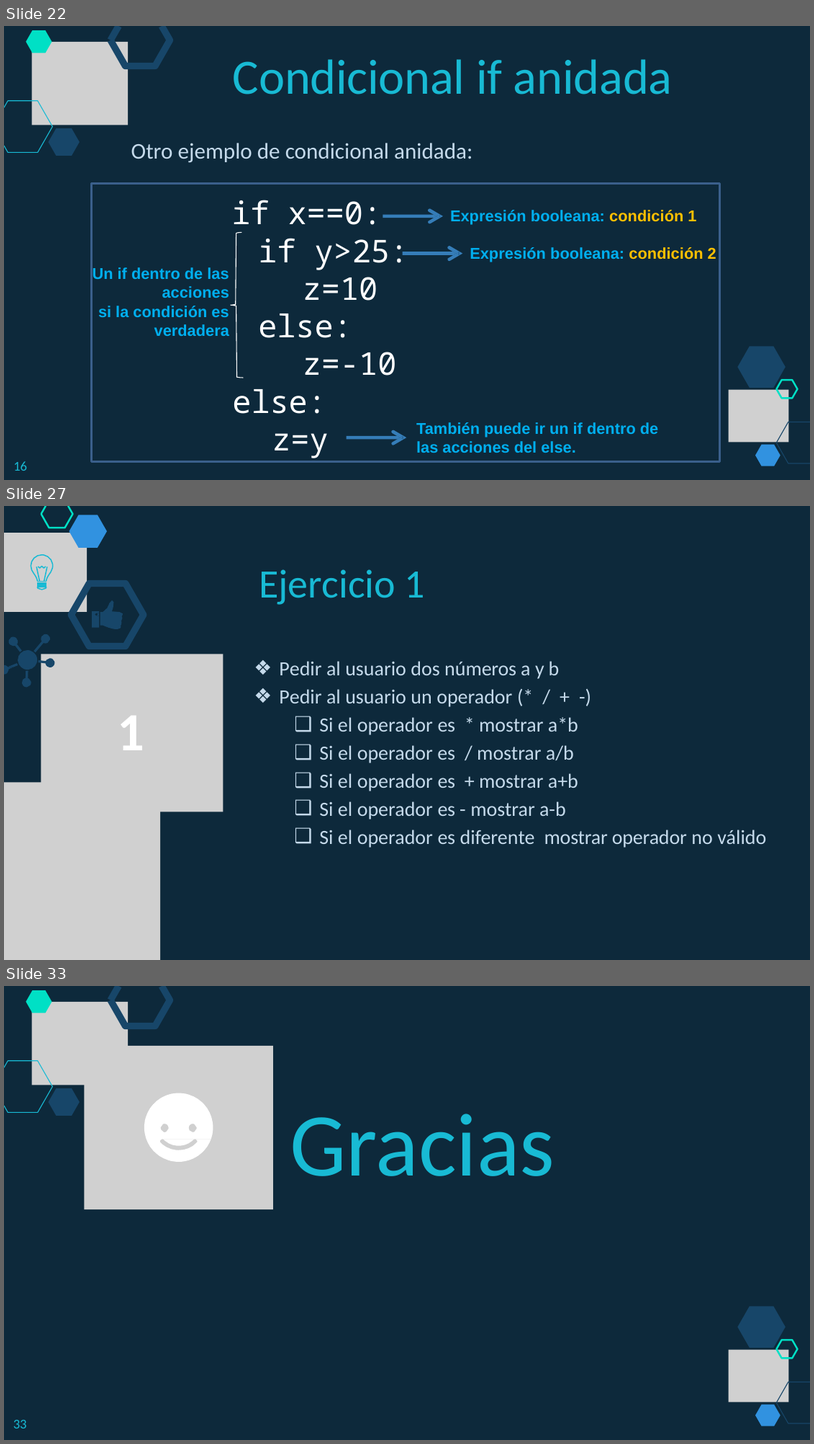
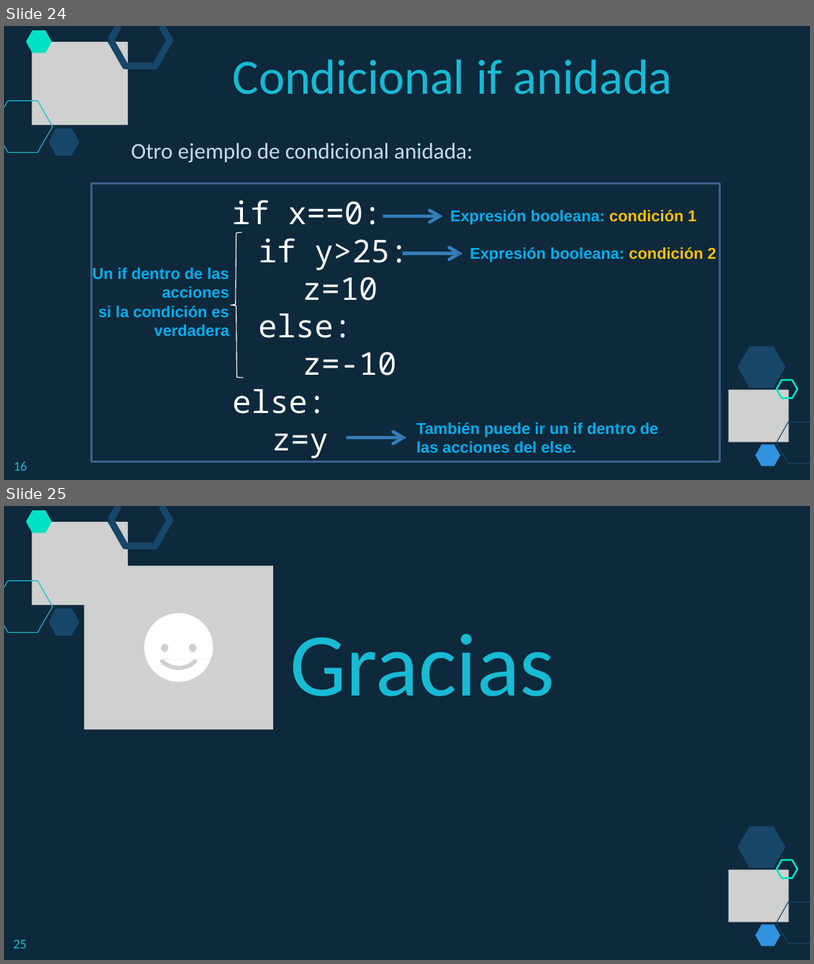
Before and after one commit to lizetheP/PensamientoC, a slide deck: calendario/documentos/4_Condicionales.pptx. Shown one above the other, each under a label of ours: slides 22, 27 and 33 before the commit, slides 24 and 25 after it; the slides between them are not shown. The pictures are 814x1444 and 814x964 pixels, drawn with LibreOffice and Linux fonts; fonts in the diff are those of the drawing; grey boxes stand for pictures. Boxes give left, top, right and bottom in pixels: in the first picture for what was removed or moved away, otherwise in the second. Text is boxed around its words. In the diff, an @@ line names an element or a change of style, - is before the commit and + after.

```diff
--- a/calendario/documentos/4_Condicionales.pptx
+++ b/calendario/documentos/4_Condicionales.pptx
@@ slide 27 removed at box(4, 506, 810, 960), background #FFFFFF; not listed: 1 template element that a slide beside it also shows @@
@@ freeform shape removed at box(41, 506, 72, 528) @@
@@ freeform shape removed at box(41, 506, 46, 514) @@
@@ freeform shape removed at box(70, 515, 107, 548) @@
@@ picture removed at box(4, 533, 87, 612) @@
@@ freeform shape removed at box(31, 554, 52, 580) @@
@@ freeform shape removed at box(36, 566, 39, 581) @@
@@ freeform shape removed at box(38, 566, 45, 568) @@
@@ freeform shape removed at box(44, 566, 47, 581) @@
@@ text removed at box(259, 569, 425, 605) @@
-Ejercicio 1
@@ freeform shape removed at box(37, 585, 46, 585) @@
@@ freeform shape removed at box(37, 587, 46, 589) @@
@@ freeform shape removed at box(37, 581, 46, 581) @@
@@ freeform shape removed at box(71, 584, 144, 646) @@
@@ freeform shape removed at box(92, 611, 99, 627) @@
@@ freeform shape removed at box(100, 600, 123, 628) @@
@@ freeform shape removed at box(34, 634, 50, 653) @@
@@ freeform shape removed at box(9, 636, 22, 652) @@
@@ freeform shape removed at box(18, 650, 37, 669) @@
@@ picture removed at box(41, 654, 224, 811) @@
@@ freeform shape removed at box(4, 663, 18, 674) @@
@@ freeform shape removed at box(22, 670, 31, 687) @@
@@ freeform shape removed at box(38, 659, 54, 667) @@
@@ text removed at box(279, 661, 766, 847) @@
-❖ Pedir al usuario dos números a y b
-❖ Pedir al usuario un operador (* / + -)
-  ❑ Si el operador es * mostrar a*b
-  ❑ Si el operador es / mostrar a/b
-  ❑ Si el operador es + mostrar a+b
-  ❑ Si el operador es - mostrar a-b
-  ❑ Si el operador es diferente mostrar operador no válido
@@ text removed at box(118, 716, 145, 750) @@
-1
@@ picture removed at box(4, 782, 160, 960) @@
@@ what was slide 22 is now slide 24 @@
@@ what was slide 33 is now slide 25 @@
@@ page number at box(13, 939, 27, 948): text changed @@
-33
+25
```
Also in this commit, not shown: 6 slides changed, 7 other slides removed, 10 other files.
